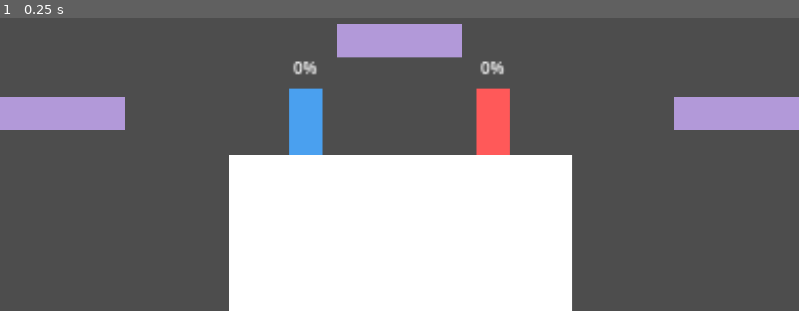
Above: before the commit, frame 1.
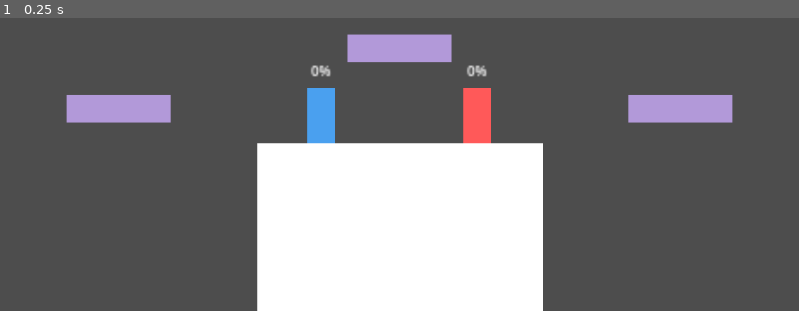
Above: after the commit, the same moment.

Repository: ekerot68-beep/Super-Smash-INDA
Game: Godot game, scene res://scenes/game.tscn
The game is run twice, just before and just after one commit, with the same random seed, the same clock (stepped at 60 frames per second) and the same inputs.
Inputs:
- Up to frame 1 (0.25 s): no input

The runs differ from the first frame. In frame 1, 12% of the frame differs, in the area x 0-100%, y 2-100%.

Commit message:
tune deathzone size and camera zoom

Diff:
--- a/scenes/game.tscn
+++ b/scenes/game.tscn
@@ -7,7 +7,7 @@
 [ext_resource type="PackedScene" path="res://scenes/floating_platform.tscn" id="4_float"]
 
 [sub_resource type="RectangleShape2D" id="RectangleShape2D_playarea"]
-size = Vector2(500, 450)
+size = Vector2(500, 300)
 
 [node name="Game" type="Node2D" unique_id=1458226988]
 script = ExtResource("1_lbhrr")
@@ -16,7 +16,7 @@
 position = Vector2(-82, 33)
 
 [node name="Camera2D" type="Camera2D" parent="." unique_id=930410798]
-zoom = Vector2(3, 3)
+zoom = Vector2(2.5, 2.5)
 
 [node name="LeftFloating" parent="." unique_id=1367646327 instance=ExtResource("4_float")]
 position = Vector2(-192, 5)
@@ -45,7 +45,7 @@
 [node name="deathzone" parent="." unique_id=1842120127 instance=ExtResource("3_lnu2h")]
 
 [node name="CollisionShape2D" type="CollisionShape2D" parent="deathzone" unique_id=1909548511]
-position = Vector2(0, 25)
+position = Vector2(0, 20)
 shape = SubResource("RectangleShape2D_playarea")
 
 [node name="game_label" type="Label" parent="." unique_id=511839337]
